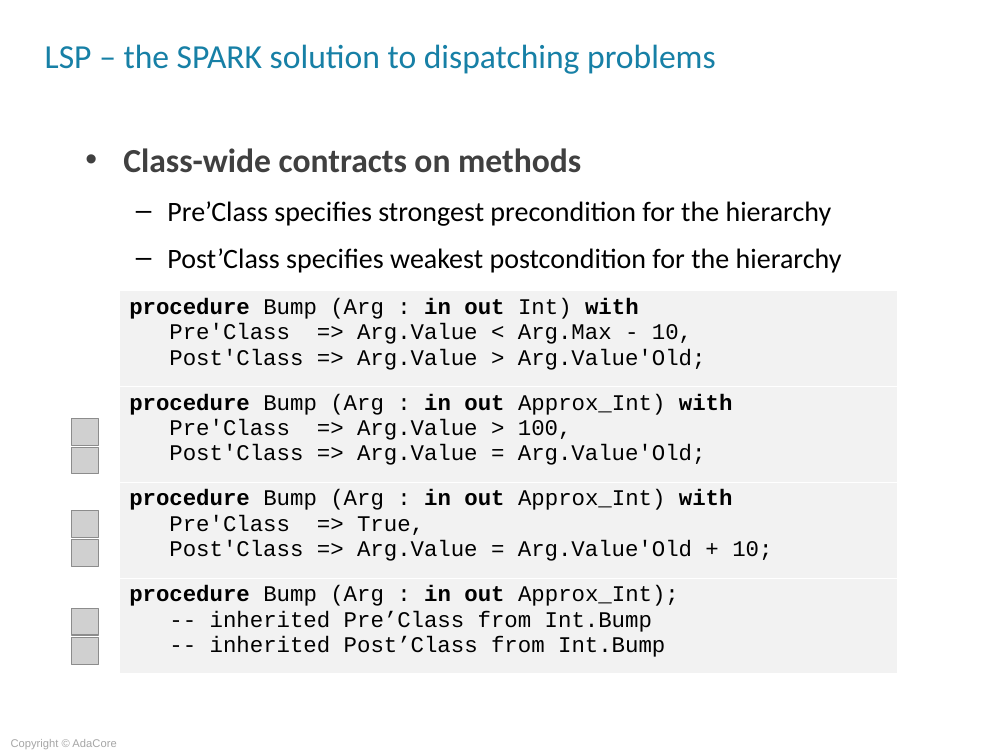
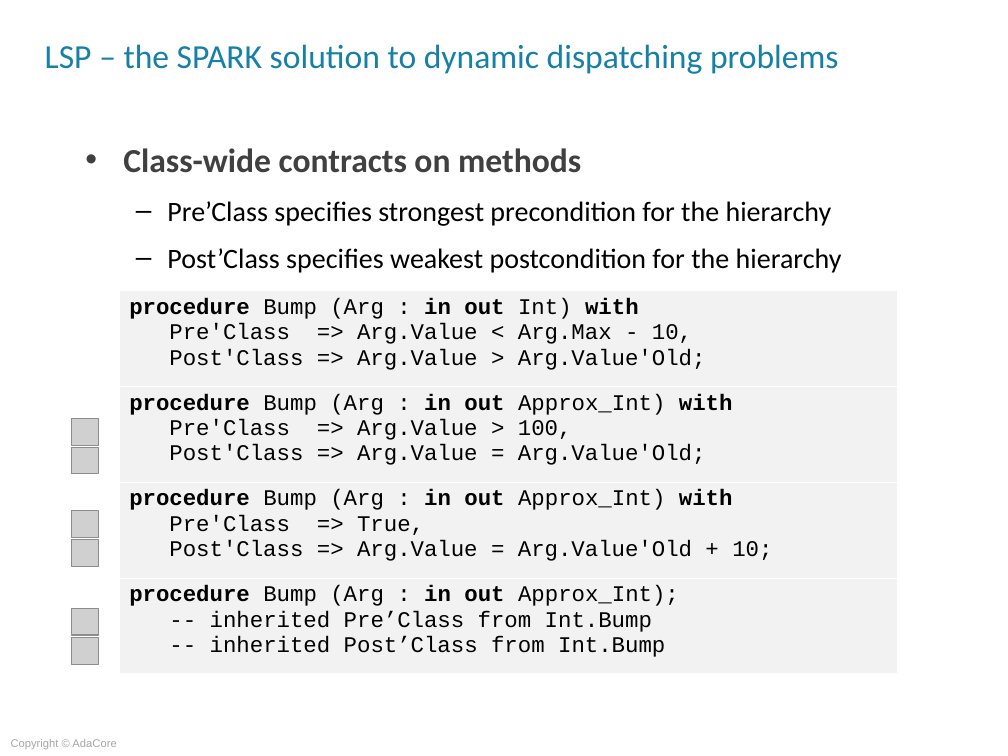
Before and after one commit to AdaCoreU/Courses, a slide deck: slide 9 of lectures/07_Advanced_SPARK/03_Object_Oriented_Programming/Slides/03_Object_Oriented_Programming.ppt. Drawn at 1008x756 pixels with LibreOffice and Linux fonts; fonts in the diff are those of the drawing; grey boxes stand for pictures; background and template pictures are left out. Boxes give left, top, right and bottom in pixels: in the first picture for what was removed or moved away, otherwise in the second. Text is boxed around its words. In the diff, an @@ line names an element or a change of style, - is before the commit and + after.

```diff
--- a/lectures/07_Advanced_SPARK/03_Object_Oriented_Programming/Slides/03_Object_Oriented_Programming.ppt
+++ b/lectures/07_Advanced_SPARK/03_Object_Oriented_Programming/Slides/03_Object_Oriented_Programming.ppt
@@ title at (45, 44, 839, 74): text changed @@
-LSP – the SPARK solution to dispatching problems
+LSP – the SPARK solution to dynamic dispatching problems
```
Also in this commit, not shown: 7 other slides changed.
